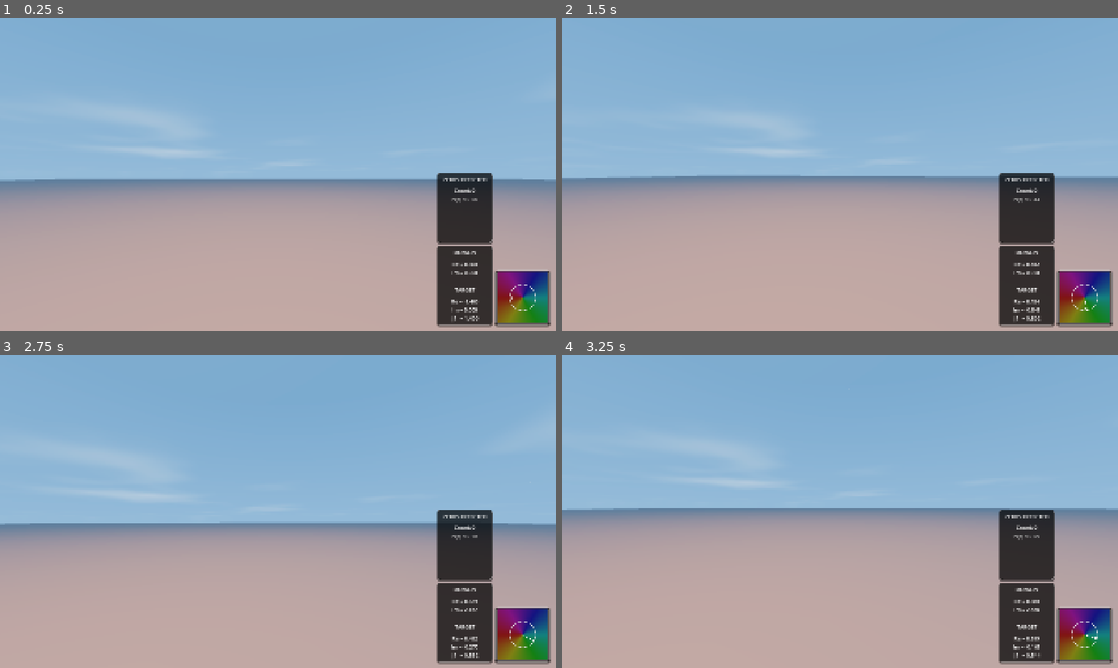
Above: before the commit, frames 1-4 (two rows, left to right).
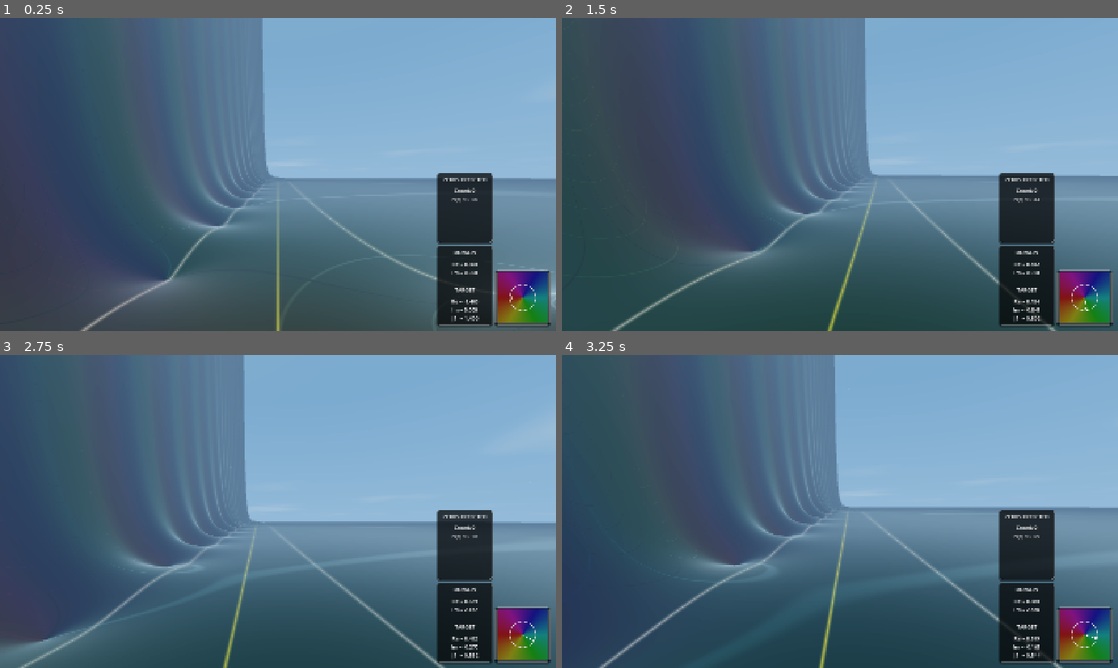
Above: after the commit, the same moments.

Repository: allanino/complex-functions-explorer
Game: Godot game, scene res://core/main.tscn
Same seed, same stepped clock (60 frames per second), same inputs: the game is played once before the commit and once after it.
Inputs (mouse positions are in pixels of both pictures, inside the frame that each line leads up to):
- Up to frame 1 (0.25 s): no input
- Up to frame 2 (1.5 s): tap Enter at 0.5 s; move the mouse to (867, 174) at 0.52 s; hold W (move_forward) from 0.53 s (still down); tap G at 0.6 s; click (867, 174) at 0.67 s; tap Space at 0.77 s; move the mouse to (812, 174) at 1.27 s; tap N at 1.35 s
- Up to frame 3 (2.75 s): keep holding W (move_forward); tap Space at 1.52 s; move the mouse to (289, 505) at 2.02 s; tap C at 2.1 s
- Up to frame 4 (3.25 s): keep holding W (move_forward); move the mouse to (834, 517) at 2.77 s; tap Z at 2.85 s; click (834, 517) at 2.92 s; tap Space at 3.02 s

The runs differ from the first frame. In frame 1, 67% of the frame differs, in the area x 0-100%, y 0-100%; in frame 2, 72%; in frame 3, 65%; in frame 4, 70%.

Commit message:
refactor: pass camera position as parameter to terrain effect functions instead of accessing global state

Diff:
--- a/terrain/terrain.gdshader
+++ b/terrain/terrain.gdshader
@@ -437,8 +437,8 @@
 }
 
 
-void compute_flow_effect(vec3 w_pos, vec3 nrm, inout vec3 out_albedo, inout vec3 final_emission) {
-    float dist_to_camera = length(w_pos - CAMERA_POSITION_WORLD);
+void compute_flow_effect(vec3 w_pos, vec3 nrm, vec3 camera_position_world, inout vec3 out_albedo, inout vec3 final_emission) {
+    float dist_to_camera = length(w_pos - camera_position_world);
     float flow_fade = 1.0 - smoothstep(30.0, 80.0, dist_to_camera);
 
     if (flow_fade > 0.001) {
@@ -513,11 +513,11 @@
 }
 
 
-void compute_surface_texture_effect(vec3 w_pos, inout vec3 nrm, out float roughness_variation) {
+void compute_surface_texture_effect(vec3 w_pos, vec3 camera_position_world, inout vec3 nrm, out float roughness_variation) {
     roughness_variation = 0.0;
     vec3 scaled_world_pos = w_pos /  zoom_factor;
 
-    float dist_to_camera = length(scaled_world_pos - CAMERA_POSITION_WORLD);
+    float dist_to_camera = length(scaled_world_pos - camera_position_world);
     // Fade the texture effect beyond 50 units, reaching 0 at 100 units
     float fade = 1.0 - smoothstep(20.0, 100.0, dist_to_camera);
     fade = mix(0.15, 1.0, fade);
@@ -552,9 +552,9 @@
 }
 
 
-void compute_self_illumination_effect(vec3 w_pos, vec3 out_albedo, inout vec3 final_emission) {
+void compute_self_illumination_effect(vec3 w_pos, vec3 camera_position_world, vec3 out_albedo, inout vec3 final_emission) {
     // Position slightly below the camera
-    vec3 light_pos = CAMERA_POSITION_WORLD - vec3(0.0, 0.2 / zoom_factor, 0.0);
+    vec3 light_pos = camera_position_world - vec3(0.0, 0.2 / zoom_factor, 0.0);
 
     float dist_to_camera = length(w_pos - light_pos) * 0.1;
 
@@ -563,7 +563,7 @@
 
     // Fog Transmittance
     if (fog_density > 0.0) {
-        float actual_dist = length(w_pos - CAMERA_POSITION_WORLD);
+        float actual_dist = length(w_pos - camera_position_world);
         float fog_transmittance = exp(-actual_dist * fog_density * 0.05);
         glow_factor *= fog_transmittance;
     }
@@ -757,16 +757,16 @@
         }
 
         if (show_flow) {
-            compute_flow_effect(world_pos, v_normal, ALBEDO, final_emission);
+            compute_flow_effect(world_pos, v_normal, CAMERA_POSITION_WORLD, ALBEDO, final_emission);
         }
 
         float roughness_variation = 0.0;
         if (surface_texture > 0.0) {
-            compute_surface_texture_effect(world_pos, NORMAL, roughness_variation);
+            compute_surface_texture_effect(world_pos, CAMERA_POSITION_WORLD, NORMAL, roughness_variation);
         }
 
         if (self_illumination > 0.0 && !performance_protection_active) {
-            compute_self_illumination_effect(world_pos, ALBEDO, final_emission);
+            compute_self_illumination_effect(world_pos, CAMERA_POSITION_WORLD, ALBEDO, final_emission);
         }
 
         if (show_position_marker) {
